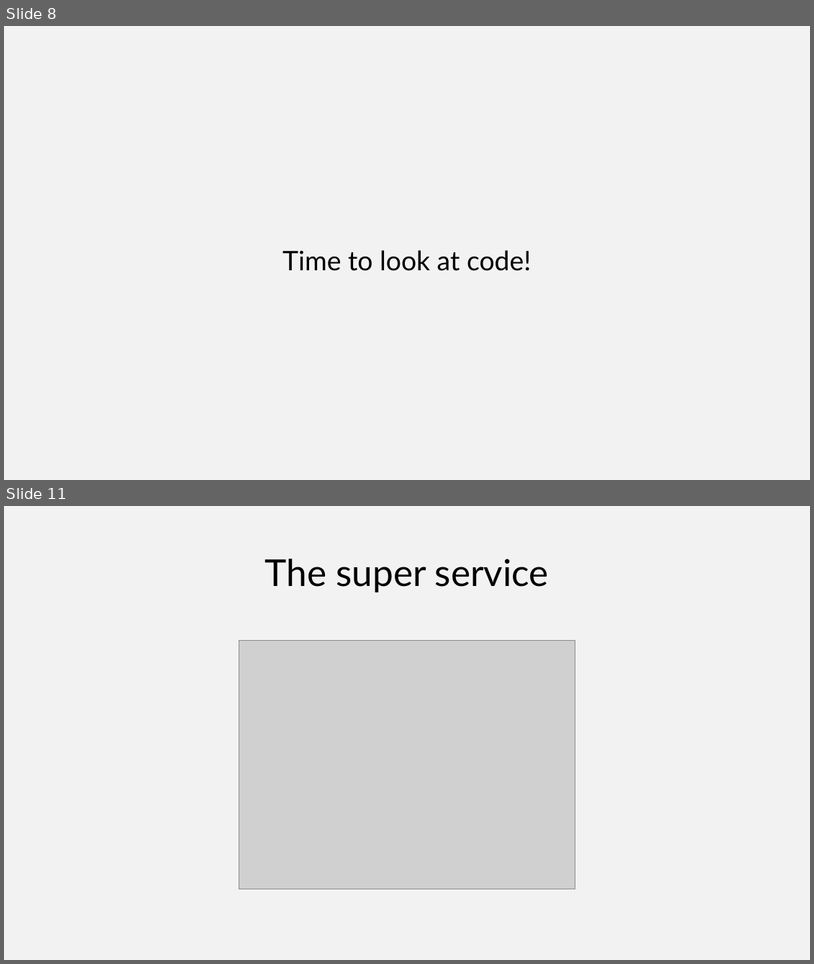
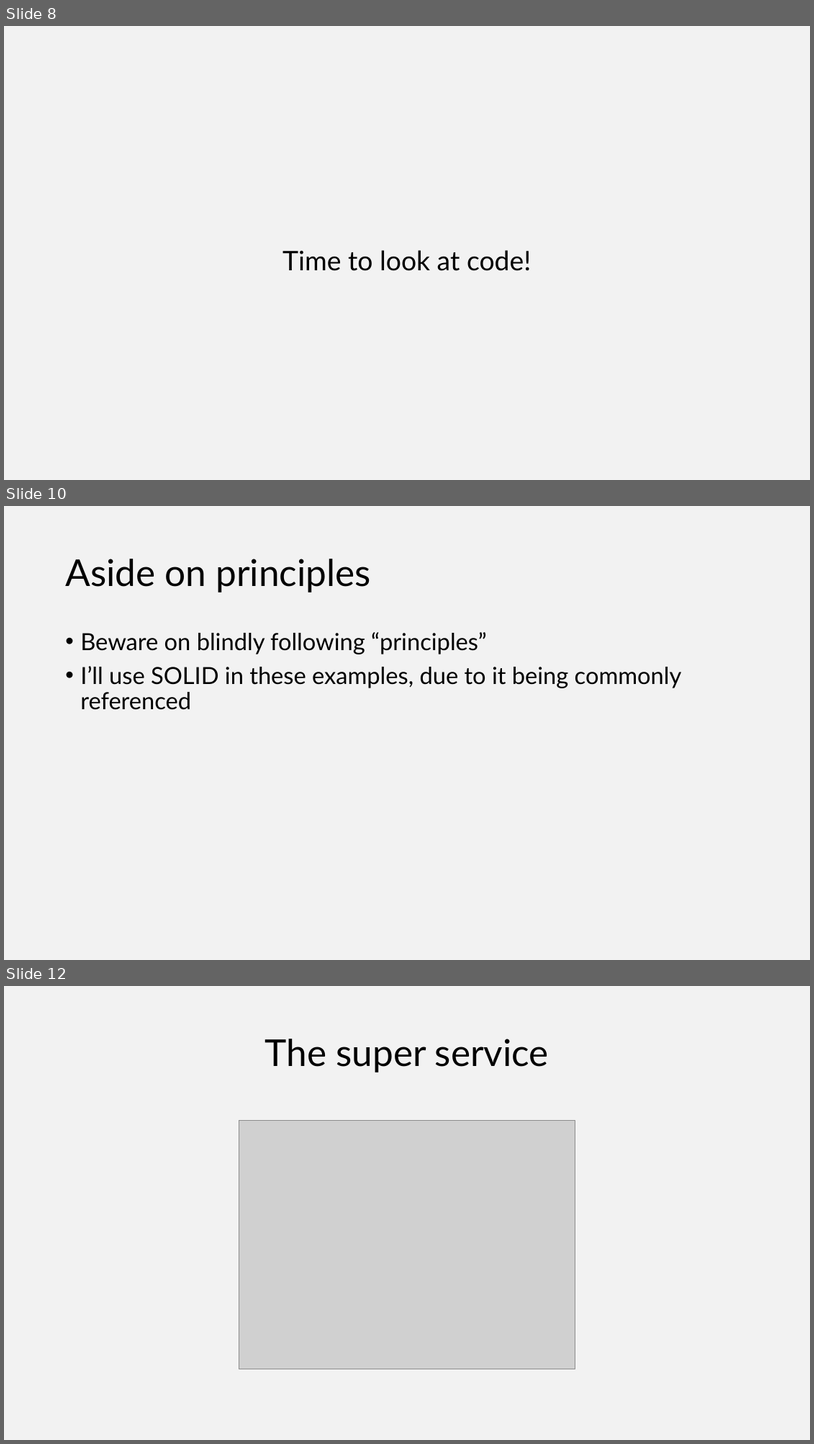
Before and after one commit to joaofbantunes/OOPsIDidItAgain, a slide deck: presentation/OOPsIDidItAgain.pptx. Shown one above the other, each under a label of ours: slides 8 and 11 before the commit, slides 8, 10 and 12 after it; the slides between them are not shown. The pictures are 814x964 and 814x1444 pixels, drawn with LibreOffice and Linux fonts; fonts in the diff are those of the drawing; grey boxes stand for pictures. Boxes give left, top, right and bottom in pixels: in the first picture for what was removed or moved away, otherwise in the second. Text is boxed around its words. In the diff, an @@ line names an element or a change of style, - is before the commit and + after.

```diff
--- a/presentation/OOPsIDidItAgain.pptx
+++ b/presentation/OOPsIDidItAgain.pptx
@@ slide 10 added at bbox=[4, 506, 810, 960], background #F2F2F2 @@
@@ title added at bbox=[65, 559, 371, 592], 44 pt, text #000000 @@
+Aside on principles
@@ text added at bbox=[80, 632, 682, 710], 28 pt, text #000000 @@
+• Beware on blindly following “principles”
+• I’ll use SOLID in these examples, due to it being commonly referenced
@@ what was slide 11 is now slide 12 @@
```
Also in this commit, not shown: 10 slides changed, 1 other file.
